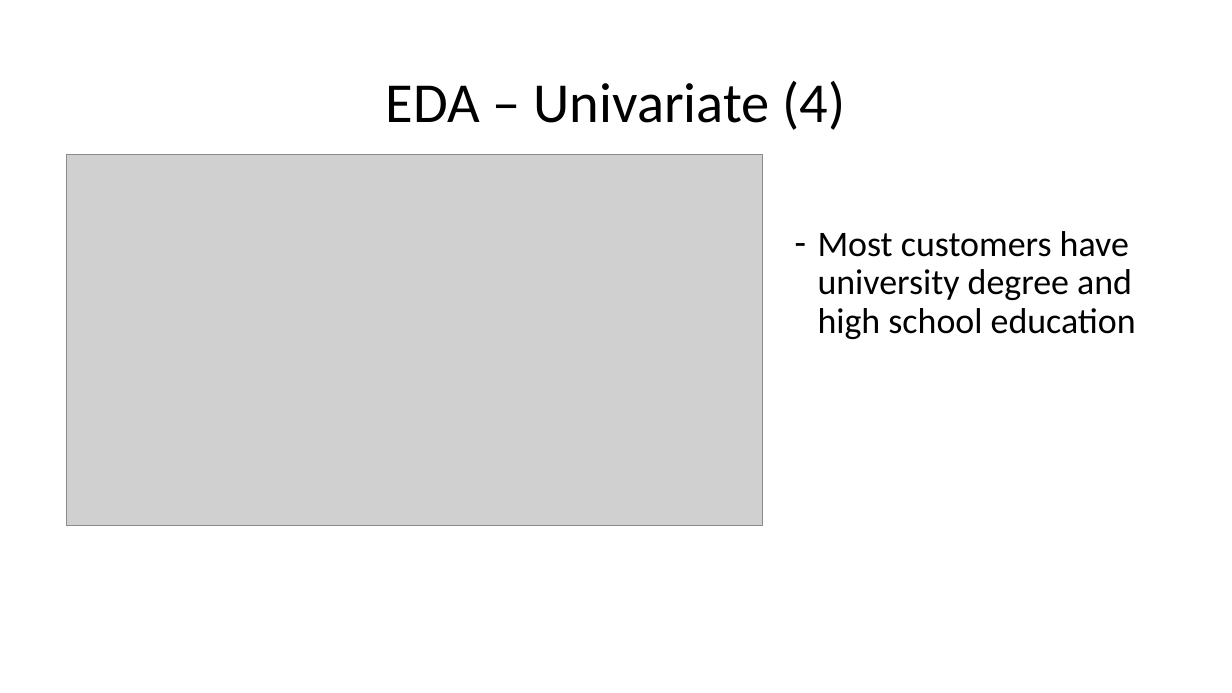
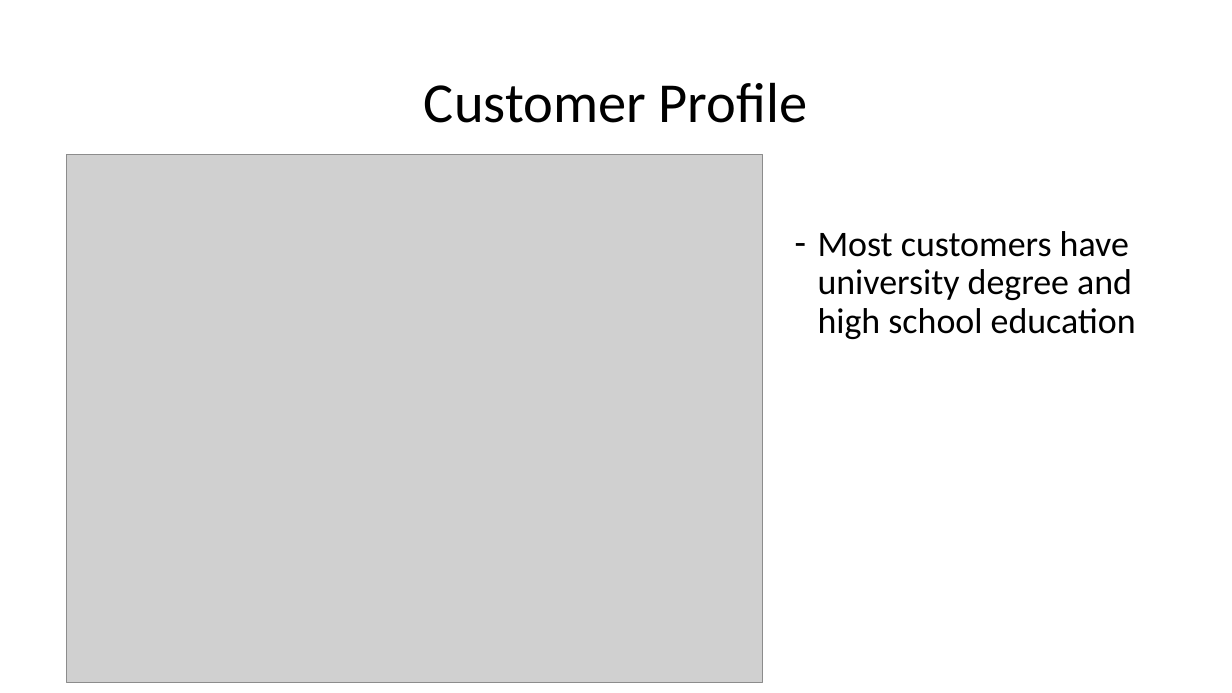
Before and after one commit to abdullahayas123/Tes-Model-Marketing-Scipy, a slide deck: slide 17 of Presentation-1.pptx (slide 16 before the commit). Drawn at 1232x693 pixels with LibreOffice and Linux fonts; fonts in the diff are those of the drawing; grey boxes stand for pictures. Boxes give left, top, right and bottom in pixels: in the first picture for what was removed or moved away, otherwise in the second. Text is boxed around its words. In the diff, an @@ line names an element or a change of style, - is before the commit and + after.

```diff
--- a/Presentation-1.pptx
+++ b/Presentation-1.pptx
@@ title at (424, 82, 807, 123): text changed @@
-EDA – Univariate (4)
+Customer Profile
@@ picture: place and size @@
-picture at (67, 154, 762, 526)
+picture at (67, 154, 762, 682)
```
Also in this commit, not shown: 14 other slides changed, 4 slides added, 1 slide removed.
